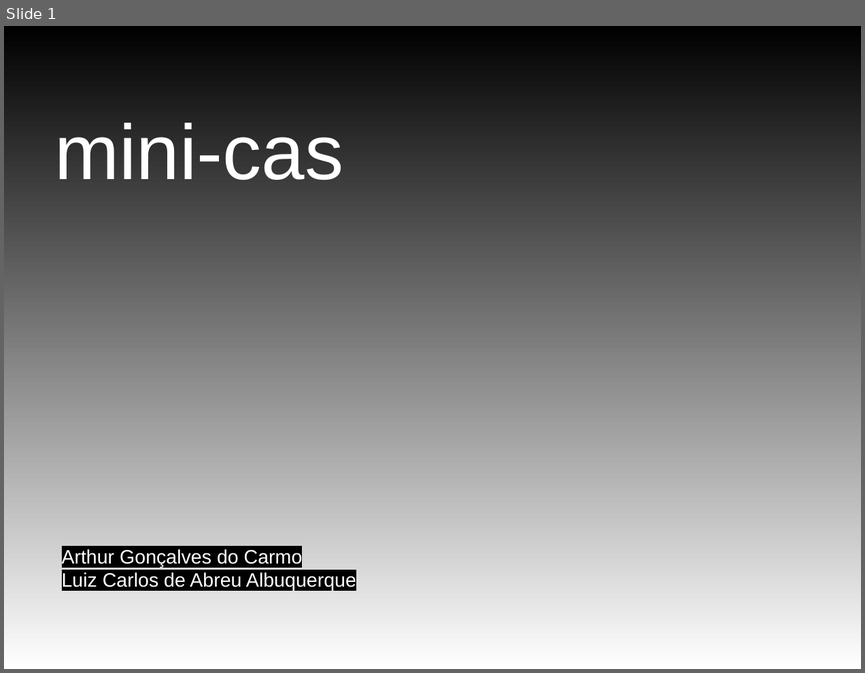
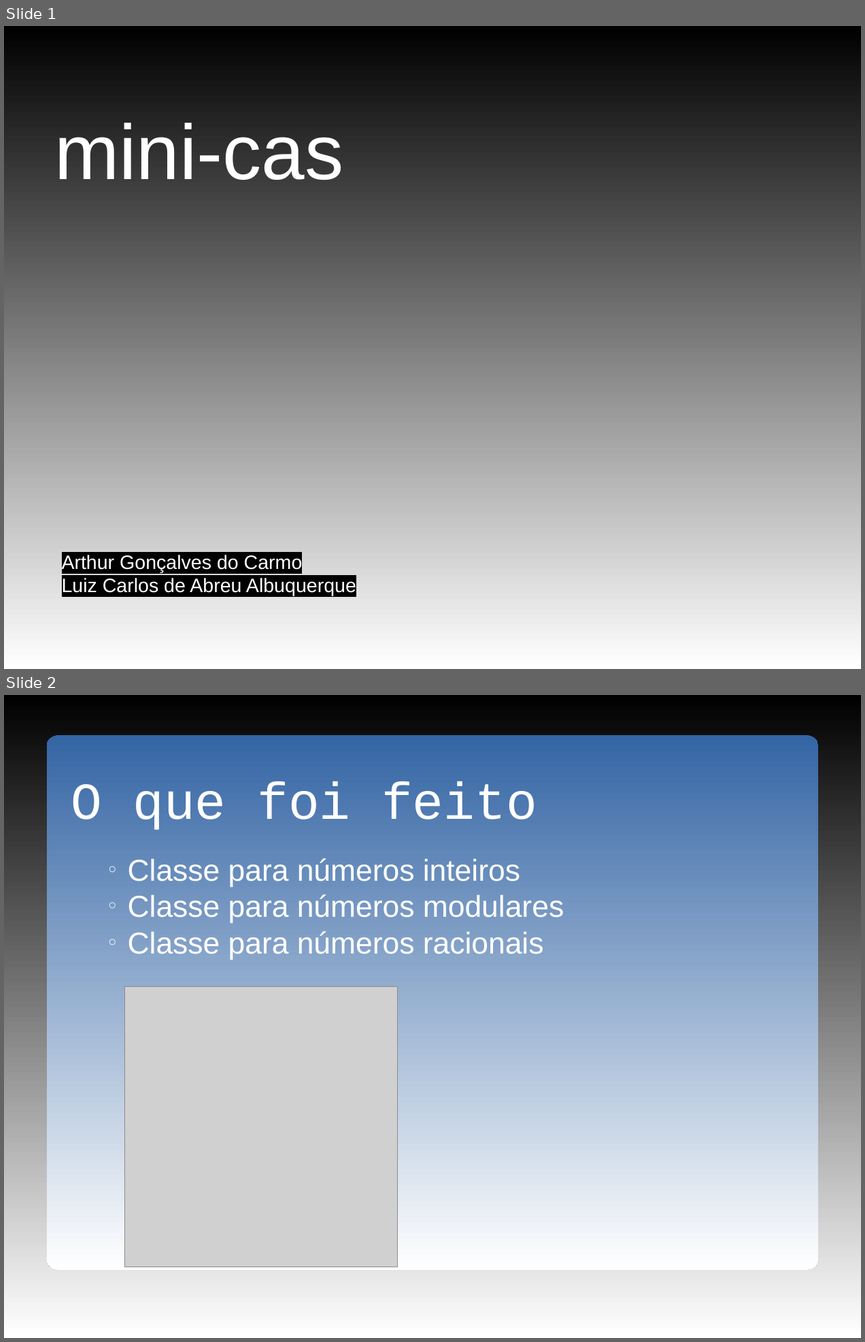
Before and after one commit to ArthurCarmo/mini-cas, a slide deck: doc/pmini-cas03.odp. Shown one above the other, each under a label of ours: slide 1 before the commit, slides 1 and 2 after it. The pictures are 865x673 and 865x1342 pixels, drawn with LibreOffice and Linux fonts; fonts in the diff are those of the drawing; grey boxes stand for pictures; background and template pictures are left out. Boxes give left, top, right and bottom in pixels: in the first picture for what was removed or moved away, otherwise in the second. Text is boxed around its words. In the diff, an @@ line names an element or a change of style, - is before the commit and + after.

```diff
--- a/doc/pmini-cas03.odp
+++ b/doc/pmini-cas03.odp
@@ slide 2 added at [4,695,861,1338], background gradient #000000 to #FFFFFF @@
@@ freeform shape added at [47,734,818,1270], fill gradient #3465A4 to #FFFFFF @@
@@ text added at [71,781,537,830], 48 pt, text #FFFFFF @@
+O que foi feito
@@ text added at [128,858,564,960], 28 pt, text #FFFFFF @@
+  ○ Classe para números inteiros
+  ○ Classe para números modulares
+  ○ Classe para números racionais
@@ picture added at [124,987,398,1266] @@
@@ slide 1 changed as well @@
@@ text "Arthur Gonçalves do Carmo": place and size @@
-text "Arthur Gonçalves do Carmo" at [62,548,356,590]
+text "Arthur Gonçalves do Carmo" at [62,554,356,596]
```
Also in this commit, not shown: 4 other slides added, 1 slide removed, 44 other files.
